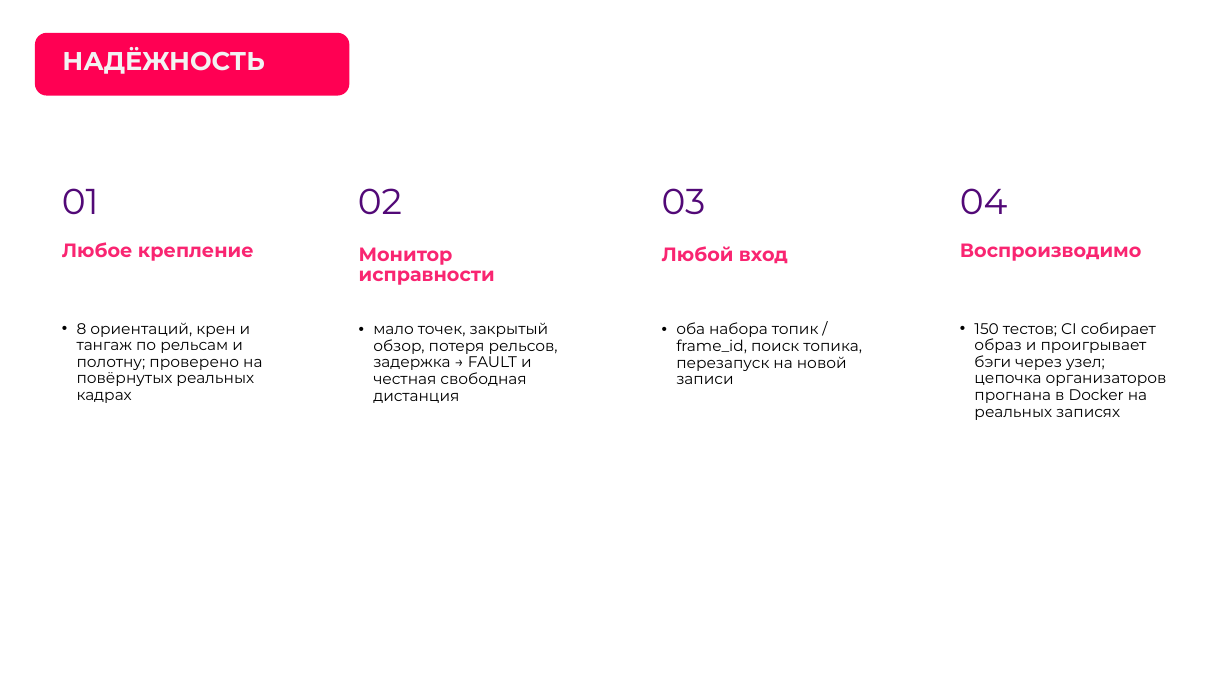
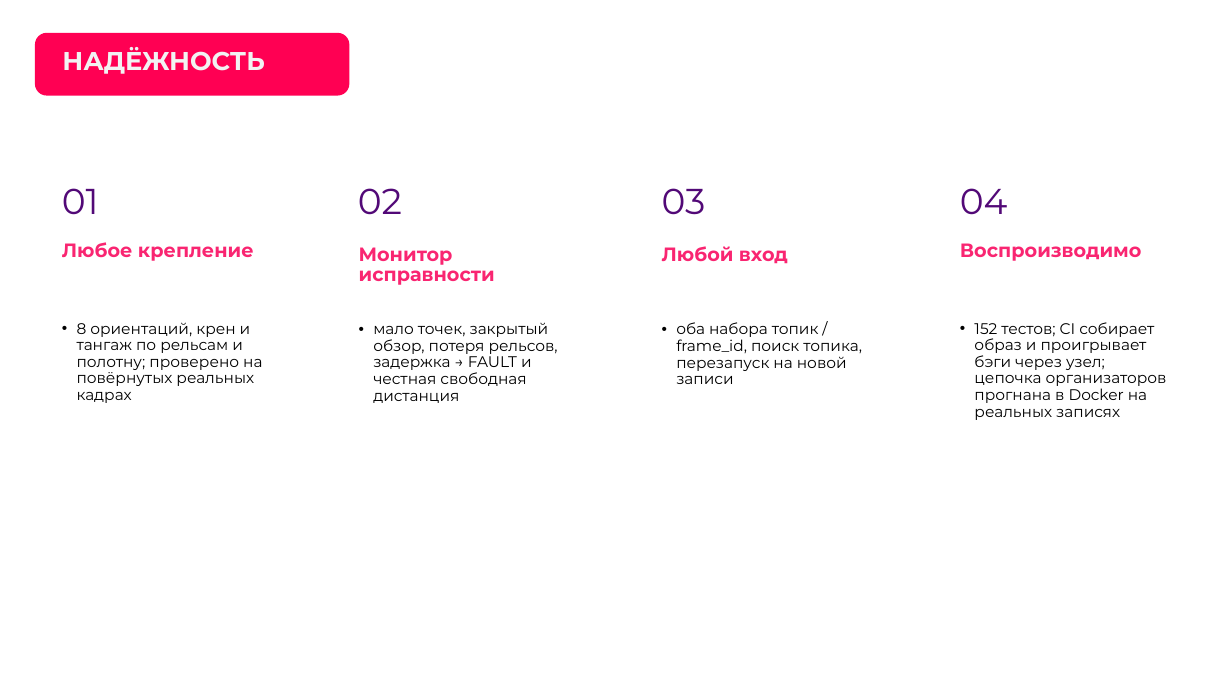
Before and after one commit to pmixay/ReSense, a slide deck: slide 13 of docs/presentation/ReSense_LCT2026.pptx. Drawn at 1232x693 pixels with LibreOffice and Linux fonts; fonts in the diff are those of the drawing; background and template pictures are left out. Boxes give left, top, right and bottom in pixels: in the first picture for what was removed or moved away, otherwise in the second. Text is boxed around its words. In the diff, an @@ line names an element or a change of style, - is before the commit and + after.

```diff
--- a/docs/presentation/ReSense_LCT2026.pptx
+++ b/docs/presentation/ReSense_LCT2026.pptx
@@ text at (974,322,1167,420): text changed @@
-• 150 тестов; CI собирает образ и проигрывает бэги через узел; цепочка организаторов прогнана в Docker на реальных записях
+• 152 тестов; CI собирает образ и проигрывает бэги через узел; цепочка организаторов прогнана в Docker на реальных записях
```
Also in this commit, not shown: 6 other slides changed, 29 other files.
